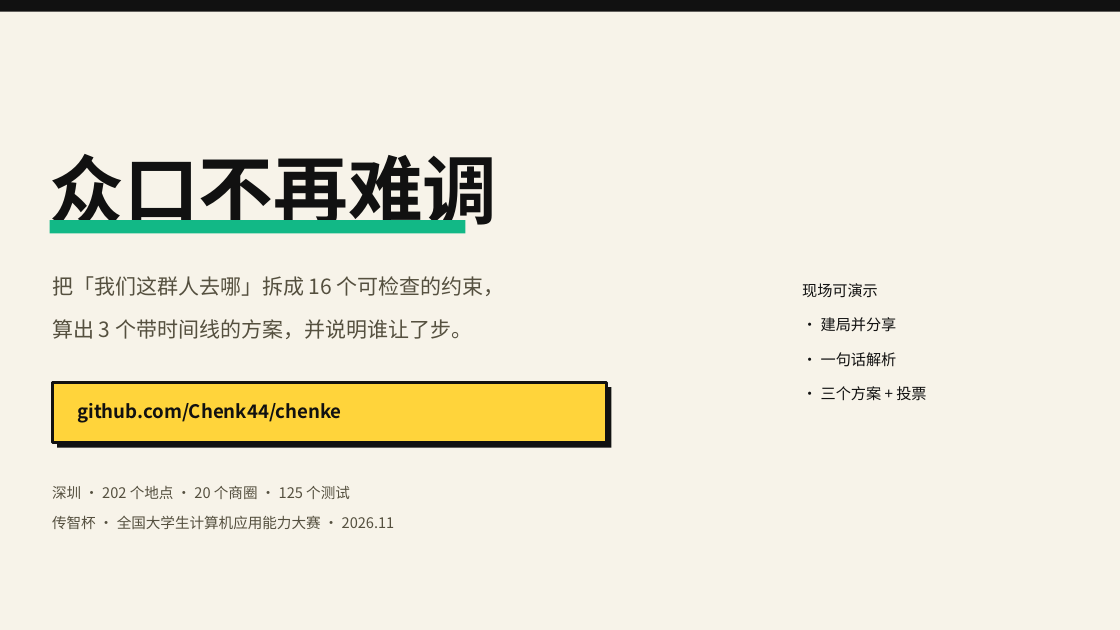
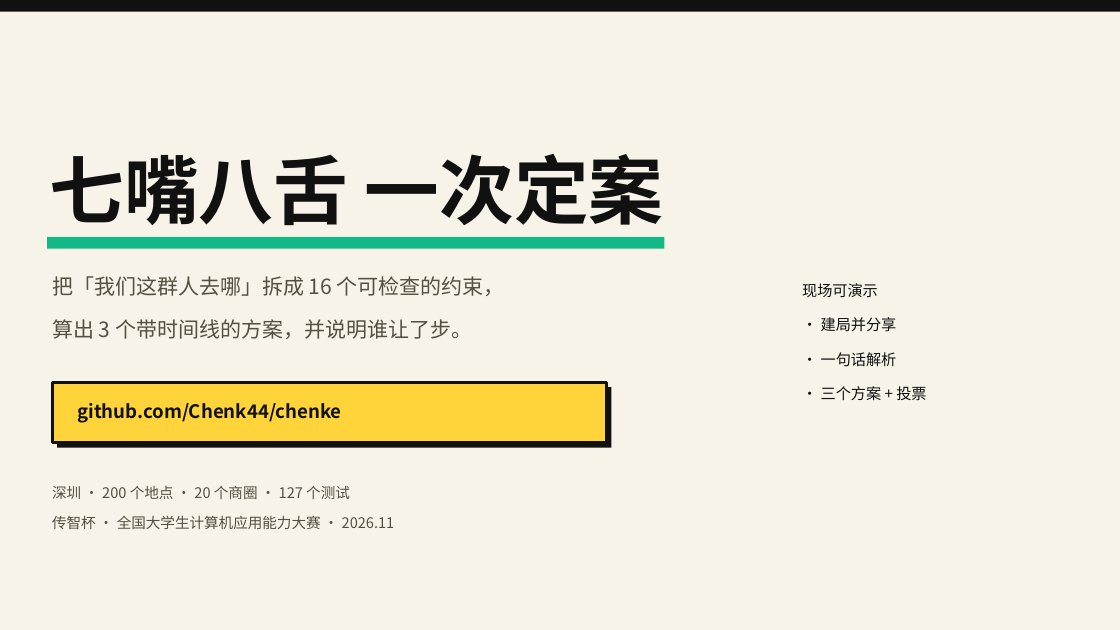
Before and after one commit to Chenk44/chenke, a slide deck: slide 14 of docs/尘客路演.pptx. Drawn at 1120x630 pixels with LibreOffice and Linux fonts; fonts in the diff are those of the drawing. Boxes give left, top, right and bottom in pixels: in the first picture for what was removed or moved away, otherwise in the second. Text is boxed around its words. In the diff, an @@ line names an element or a change of style, - is before the commit and + after.

```diff
--- a/docs/尘客路演.pptx
+++ b/docs/尘客路演.pptx
@@ text at (50, 154, 664, 225): text changed @@
-众口不再难调
+七嘴八舌 一次定案
@@ rectangle: place and size @@
-rectangle at (50, 220, 465, 234)
+rectangle at (47, 237, 665, 249)
@@ text at (52, 486, 350, 499): text changed @@
-深圳 · 202 个地点 · 20 个商圈 · 125 个测试
+深圳 · 200 个地点 · 20 个商圈 · 127 个测试
```
Also in this commit, not shown: 7 other slides changed, 1 other file.
